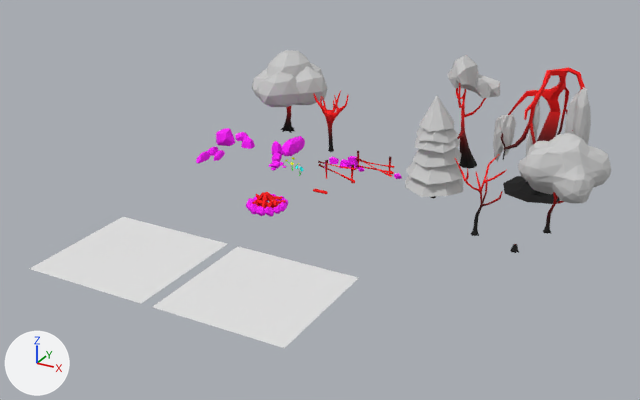
The FBX model Ludum_Dare_46/Assets/Arts/3D/Models/Assets_Nature.FBX as it was, and as the next commit left it.
Camera for both pictures: a camera (50 mm lens) standing at (39.2, -58.6, 26.5) and looking at (11.6, -8.5, 1.5). The lights are fixed; the arrows at lower left show +X, +Y and +Z. Where no turn or scale is listed for an object, it has been applied to the vertices.

Objects in the first picture: 'Buche', 'Feu de camp', 'Sol_Low', 'Sol_high', 'Tree_01', 'Tree_02', 'Tree_03', 'Tree_04', 'Tree_05'.
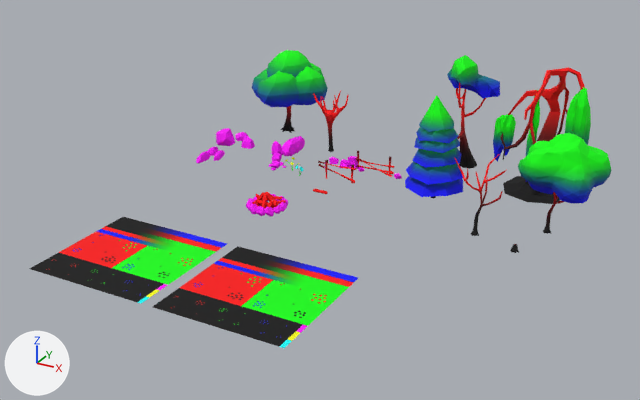
Pixel boxes [x1, y1, x2, y2] of what changed, in the pictures (640 x 400 px):
'Sol_Low', recoloured
    both: [153, 246, 358, 348]
'Sol_high', recoloured
    both: [30, 217, 227, 304]
'Tree_05', surface changed (grey to green)
    both: [493, 71, 591, 202]
'Tree_01', surface changed (grey to green)
    both: [518, 133, 611, 203]
'Tree_03', surface changed (grey to blue)
    both: [405, 96, 463, 198]
'Tree_02', surface changed (grey to green)
    both: [252, 50, 328, 110]
'Tree_04', surface changed
    both: [447, 55, 500, 167]

The change, as a diff of the scene's bpy script:
```diff
--- a/Ludum_Dare_46/Assets/Arts/3D/Models/Assets_Nature.FBX.py
+++ b/Ludum_Dare_46/Assets/Arts/3D/Models/Assets_Nature.FBX.py
@@ mat_feuille_arbre @@
 mat_feuille_arbre = principled_material('Feuille_arbre')
-mat_feuille_arbre.base_color = (0.588, 0.588, 0.588)  # light grey #cacaca
+mat_feuille_arbre.texture = img_mask_png  # with its transparency
 mat_feuille_arbre.roughness = 0.859
@@ me_mesh_021 @@
 me_mesh_021.from_pydata(...)  # 361 vertices, 648 faces; spans x -4.5..4.5, y -4.5..4.5, z 0.0
+me_mesh_021.materials.append(mat_mask)  # picture img_mask_png
@@ me_mesh_020 @@
 me_mesh_020.from_pydata(...)  # 100 vertices, 81 faces; spans x -4.5..4.5, y -4.5..4.5, z 0.0
+me_mesh_020.materials.append(mat_mask)  # picture img_mask_png
```
